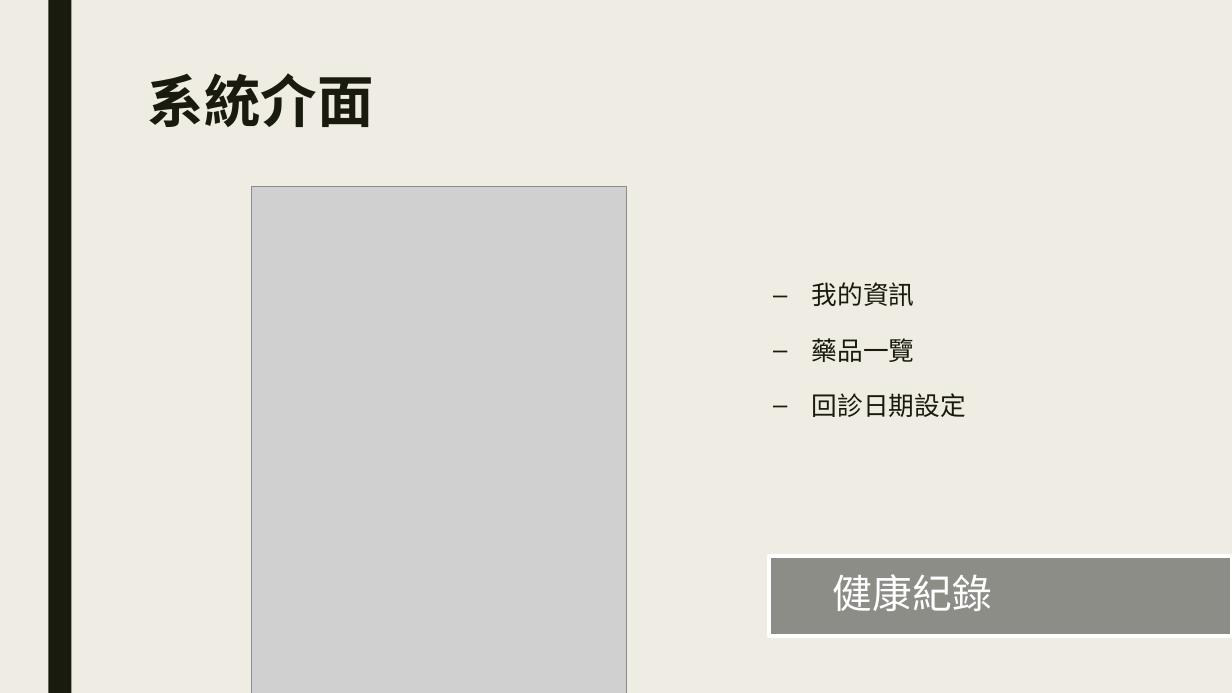
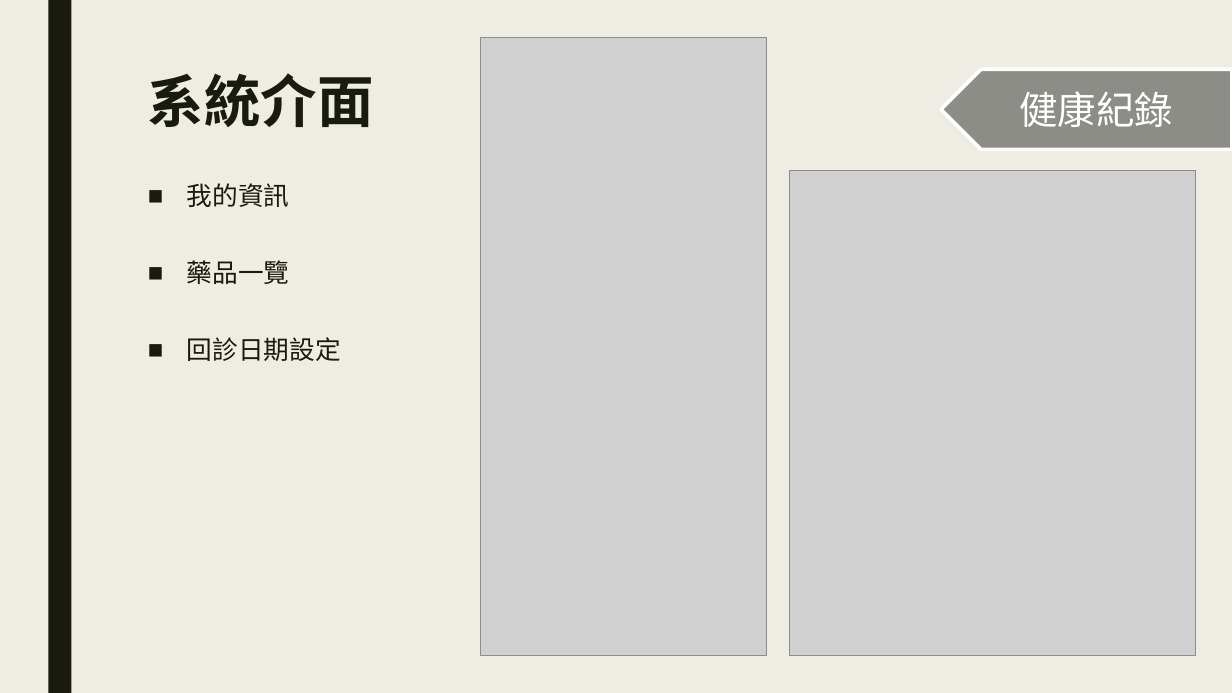
Before and after one commit to plum0411/e-commerce, a slide deck: slide 13 of LINE在電商領域能提出之新功能.pptx. Drawn at 1232x693 pixels with LibreOffice and Linux fonts; fonts in the diff are those of the drawing; grey boxes stand for pictures. Boxes give left, top, right and bottom in pixels: in the first picture for what was removed or moved away, otherwise in the second. Text is boxed around its words. In the diff, an @@ line names an element or a change of style, - is before the commit and + after.

```diff
--- a/LINE在電商領域能提出之新功能.pptx
+++ b/LINE在電商領域能提出之新功能.pptx
@@ picture: place and size @@
-picture at (251,187,627,693)
+picture at (481,37,766,655)
@@ pentagon arrow "健康紀錄": place and size @@
-pentagon arrow "健康紀錄" at (833,574,992,611)
+pentagon arrow "健康紀錄" at (941,69,1232,150)
@@ pentagon arrow "健康紀錄" at (941,69,1232,150): size 31 to 30 pt; alignment left to centre; line spacing 0.9 to 1; less space between paragraphs; fill none to #8C8D86; outline none to #FFFFFF 2.75 pt @@
@@ text "我的資訊": place and size @@
-text "我的資訊" at (812,282,966,417)
+text "我的資訊" at (187,183,341,361)
@@ text "我的資訊" at (187,183,341,361): font Noto Sans CJK SC to Roboto; bullet – to ■; list level 2 to 1 in "我的資訊"; line spacing 1.5 to 2; list level 2 to 1 in "藥品一覽"; list level 2 to 1 in "回診日期設定" @@
@@ picture added at (789,171,1196,656) @@
@@ rectangle removed at (770,556,1232,637) @@
```
Also in this commit, not shown: 7 other slides changed, 1 other file.
